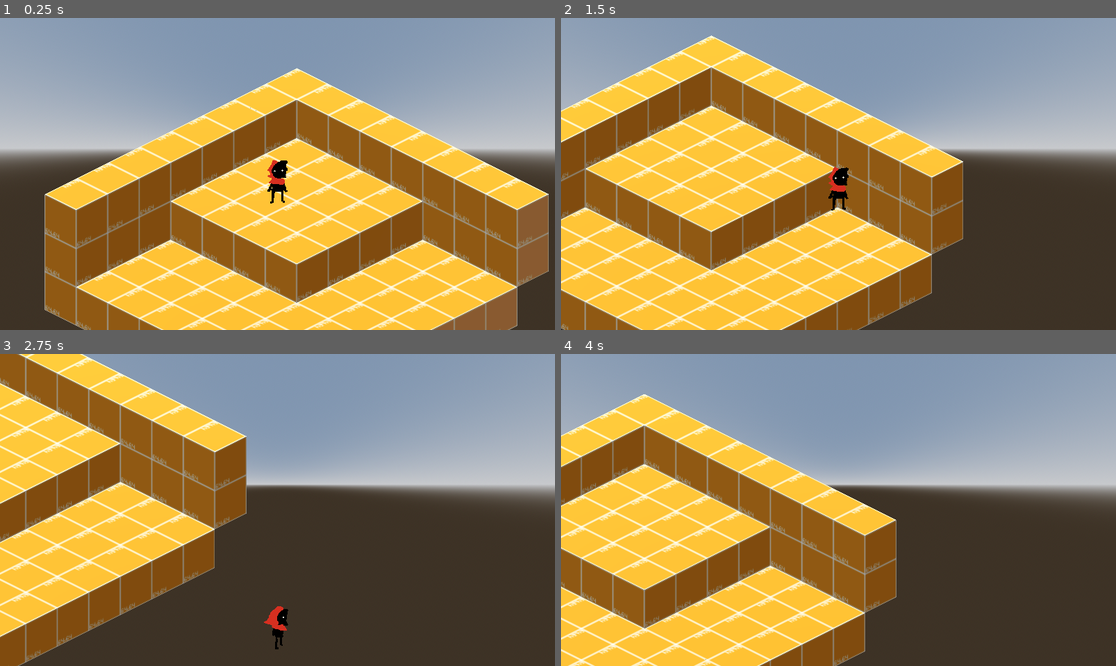
Above: before the commit, frames 1-4 (two rows, left to right).
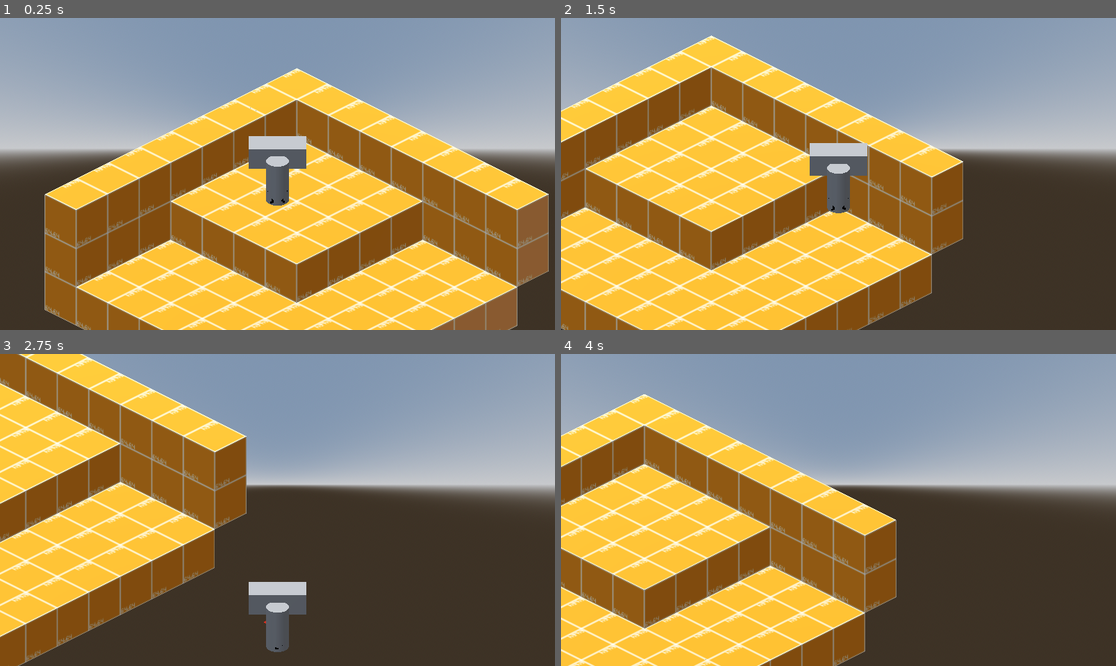
Above: after the commit, the same moments.

Repository: AlexRavelo/PrometheusGame
Game: Godot game, scene res://assets/scenes/test_scene.tscn
Same seed, same stepped clock (60 frames per second), same inputs: the game is played once before the commit and once after it.
Inputs:
- Up to frame 1 (0.25 s): no input
- Up to frame 2 (1.5 s): tap Enter at 0.5 s; hold Right (Right) 0.53-1.28 s; tap Z (Attack) at 0.6, 1.35 s; hold Down (Down) from 1.28 s (still down)
- Up to frame 3 (2.75 s): release Down (Down) at 2.03 s; hold Right (Right) from 2.03 s (still down); tap Z (Attack) at 2.1 s
- Up to frame 4 (4 s): release Right (Right) at 2.78 s; hold Up (Up) 2.78-3.53 s; tap Z (Attack) at 2.85, 3.6 s; hold Left (Left) from 3.53 s (still down)

The runs differ from the first frame. In frame 1, 1.5% of the frame differs, in the area x 44-56%, y 37-61%; in frame 2, 1.6%; in frame 3, 1.6%, in the area x 44-56%, y 73-96%; in frame 4, nothing differs.

Commit message:
the tiniest of touch ups

Diff:
--- a/assets/code/Camera.gd
+++ b/assets/code/Camera.gd
@@ -8,7 +8,7 @@
 
 
 # Called every frame. 'delta' is the elapsed time since the previous frame.
-func _process(delta):
+func _process(_delta):
 	if Camera_Target:
 		position.x = Camera_Target.position.x
 		position.z = Camera_Target.position.z + 5
--- a/assets/scenes/Player.tscn
+++ b/assets/scenes/Player.tscn
@@ -6,6 +6,8 @@
 [sub_resource type="CylinderShape3D" id="CylinderShape3D_lcwvp"]
 height = 1.0
 radius = 0.264252
+
+[sub_resource type="CylinderMesh" id="CylinderMesh_4q5rw"]
 
 [sub_resource type="AnimationNodeAnimation" id="AnimationNodeAnimation_r560h"]
 animation = &"IdleS"
@@ -208,6 +210,8 @@
 [sub_resource type="BoxShape3D" id="BoxShape3D_ih6uj"]
 size = Vector3(1.3, 0.5, 0.6)
 
+[sub_resource type="BoxMesh" id="BoxMesh_2ujrm"]
+
 [node name="Player" type="CharacterBody3D"]
 transform = Transform3D(1, 0, 0, 0, 1, 0, 0, 0, 1, 0, 1.18412, 0)
 script = ExtResource("1_2wclh")
@@ -215,6 +219,10 @@
 [node name="CollisionShape3D" type="CollisionShape3D" parent="."]
 transform = Transform3D(1, 0, 0, 0, 1, 0, 0, 0, 1, 0, -0.443889, 0)
 shape = SubResource("CylinderShape3D_lcwvp")
+
+[node name="debug hitbox display" type="MeshInstance3D" parent="CollisionShape3D"]
+transform = Transform3D(0.51, 0, 0, 0, 0.51, 0, 0, 0, 0.51, 0, 0, 0)
+mesh = SubResource("CylinderMesh_4q5rw")
 
 [node name="Sprite3D" type="Sprite3D" parent="."]
 transform = Transform3D(1, 0, 0, 0, 1, 0, 0, 0, 1, 0, -0.4, 0)
@@ -236,7 +244,11 @@
 }
 
 [node name="AttackHitbox" type="Area3D" parent="."]
-transform = Transform3D(1, 0, 0, 0, 1, 0, 0, 0, 1, 0, 0, -0.534513)
+transform = Transform3D(1, 0, 0, 0, 1, 0, 0, 0, 1, 0, 0, -0.5)
 
 [node name="CollisionShape3D" type="CollisionShape3D" parent="AttackHitbox"]
 shape = SubResource("BoxShape3D_ih6uj")
+
+[node name="debug hitbox display" type="MeshInstance3D" parent="AttackHitbox/CollisionShape3D"]
+transform = Transform3D(1.3, 0, 0, 0, 0.5, 0, 0, 0, 0.6, 0, 0, 0)
+mesh = SubResource("BoxMesh_2ujrm")
Not shown: 1 places in assets/scenes/Player.tscn that only renumber resources
Not shown, changed: .gitignore
